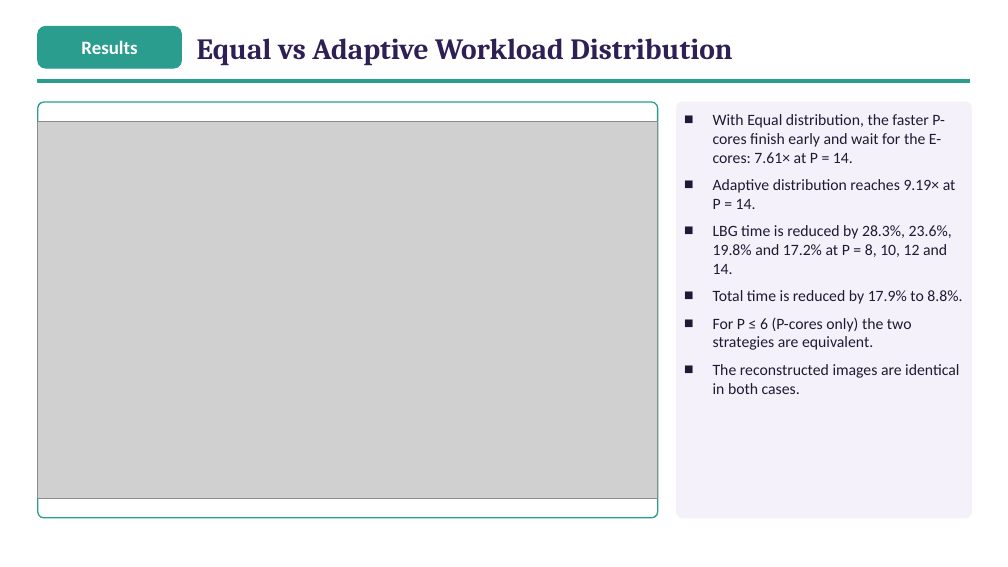
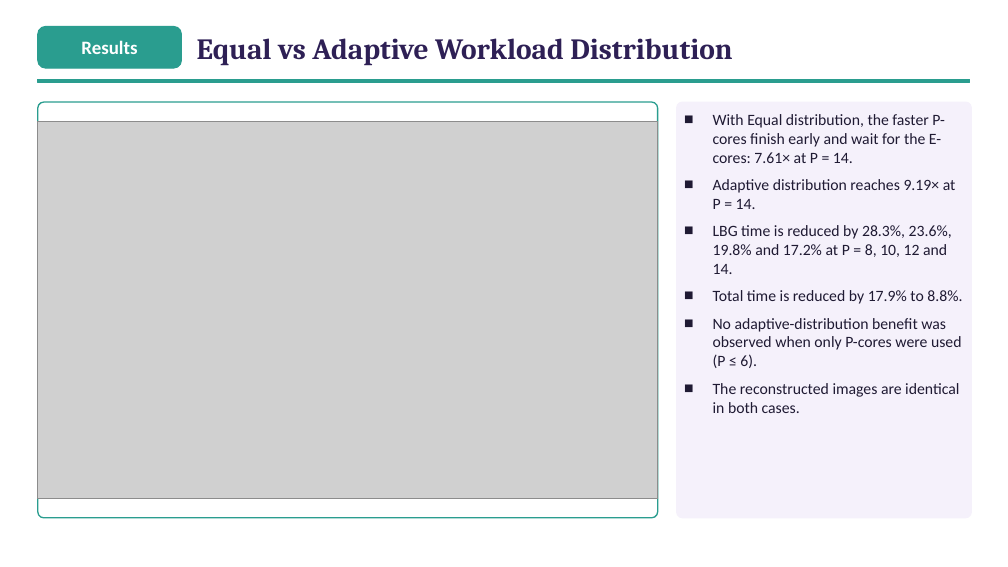
Before and after one commit to ibtihal-cpu/mihk, a slide deck: slide 25 of results/seminar/figs/Seminar_Ibtihal_v3.pptx. Drawn at 1008x567 pixels with LibreOffice and Linux fonts; fonts in the diff are those of the drawing; grey boxes stand for pictures. Boxes give left, top, right and bottom in pixels: in the first picture for what was removed or moved away, otherwise in the second. Text is boxed around its words. In the diff, an @@ line names an element or a change of style, - is before the commit and + after.

```diff
--- a/results/seminar/figs/Seminar_Ibtihal_v3.pptx
+++ b/results/seminar/figs/Seminar_Ibtihal_v3.pptx
@@ text at bbox=[713, 318, 962, 368]: text changed @@
-■ For P ≤ 6 (P-cores only) the two strategies are equivalent.
+■ No adaptive-distribution benefit was observed when only P-cores were used (P ≤ 6).
```
Also in this commit, not shown: 7 other slides changed, 6 other files.
